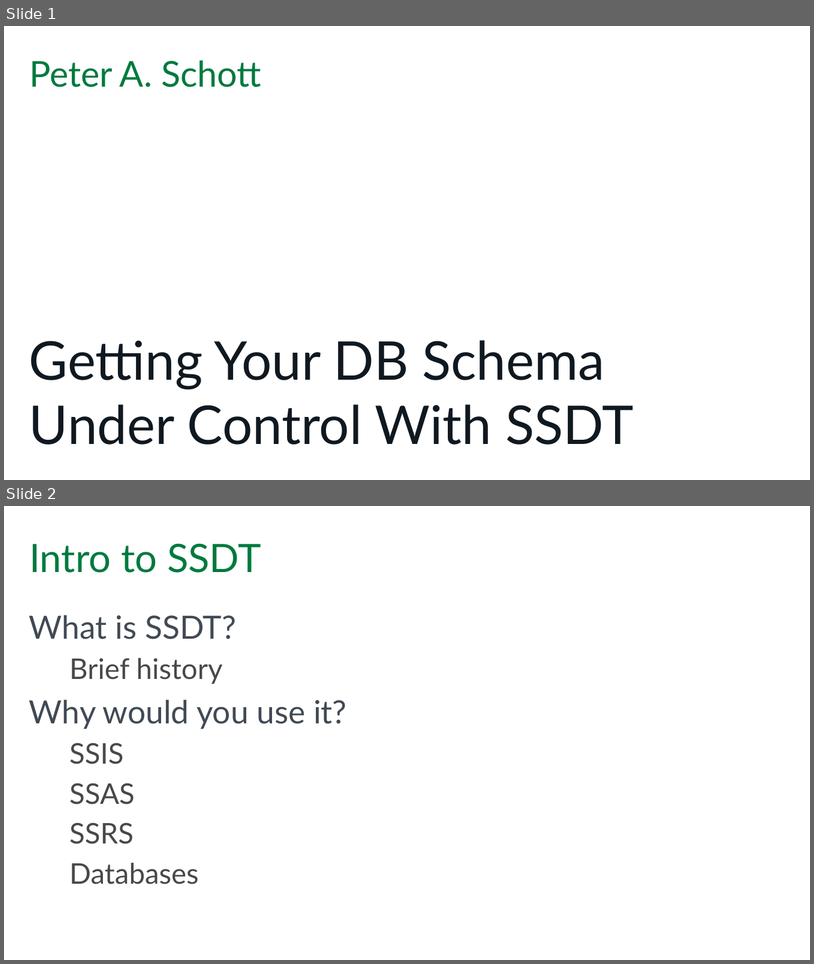
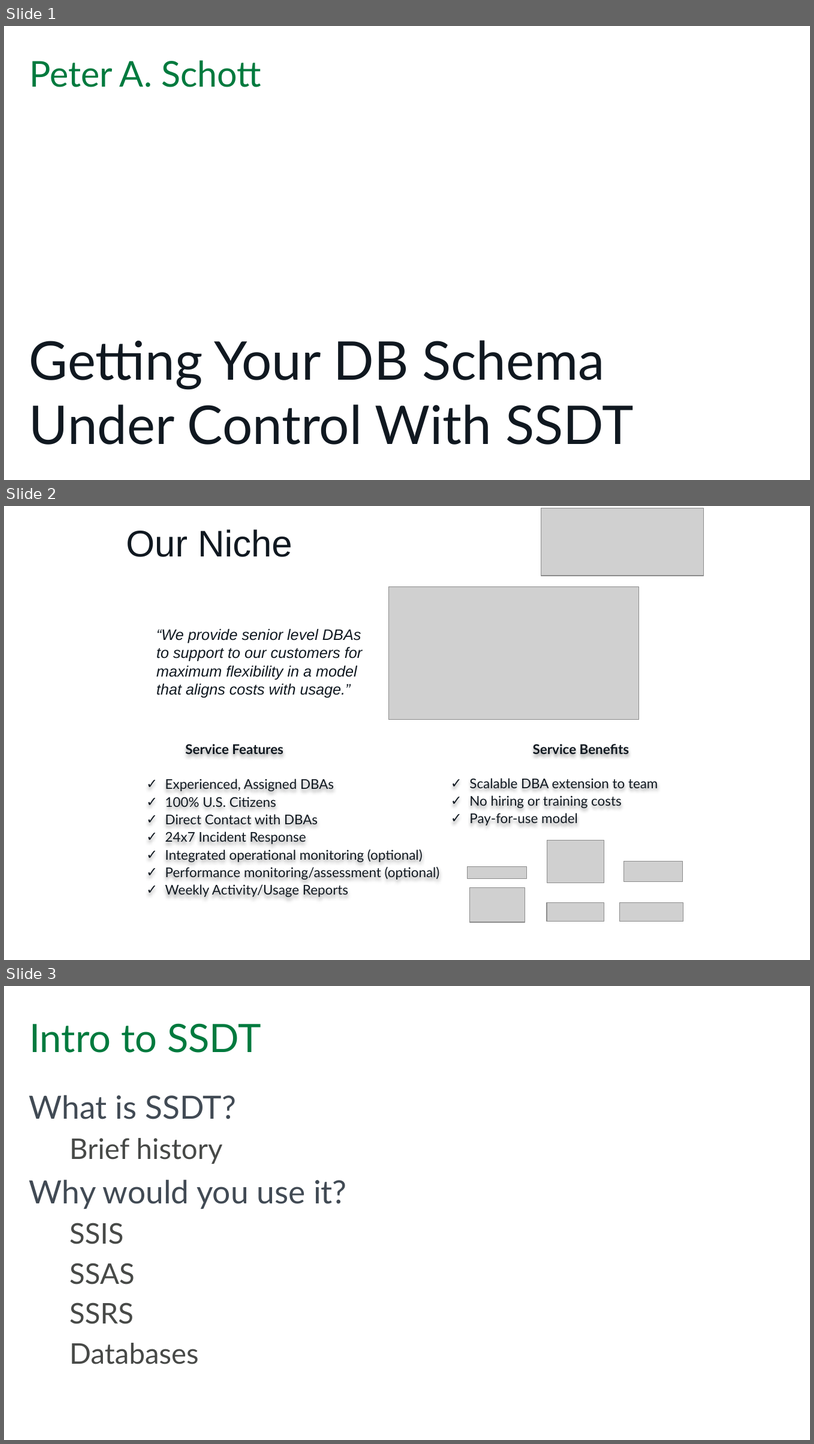
Before and after one commit to paschott/SSDT_101, a slide deck: Getting Your DB Schema Under Control With SSDT.pptx. Shown one above the other, each under a label of ours: slides 1 and 2 before the commit, slides 1, 2 and 3 after it. The pictures are 814x964 and 814x1444 pixels, drawn with LibreOffice and Linux fonts; fonts in the diff are those of the drawing; grey boxes stand for pictures; background and template pictures are left out. Boxes give left, top, right and bottom in pixels: in the first picture for what was removed or moved away, otherwise in the second. Text is boxed around its words. In the diff, an @@ line names an element or a change of style, - is before the commit and + after.

```diff
--- a/Getting Your DB Schema Under Control With SSDT.pptx
+++ b/Getting Your DB Schema Under Control With SSDT.pptx
@@ slide 2 added at [4,506,810,960], background #FFFFFF @@
@@ picture added at [542,508,704,576] @@
@@ text added at [126,529,293,557], 41.6 pt, text #101820 @@
+Our Niche
@@ picture added at [389,586,639,719] @@
@@ text added at [156,628,362,698], 17 pt, text #101820, italic @@
+“We provide senior level DBAs to support to our customers for maximum flexibility in a model that aligns costs with usage.”
@@ text added at [165,744,440,897], 15.1 pt, text #101820 @@
+Service Features
+✓ Experienced, Assigned DBAs
+✓ 100% U.S. Citizens
+✓ Direct Contact with DBAs
+✓ 24x7 Incident Response
+✓ Integrated operational monitoring (optional)
+✓ Performance monitoring/assessment (optional)
+✓ Weekly Activity/Usage Reports
@@ text added at [470,742,658,825], 15.1 pt, text #101820 @@
+Service Benefits
+✓ Scalable DBA extension to team
+✓ No hiring or training costs
+✓ Pay-for-use model
@@ picture added at [547,840,603,882] @@
@@ picture added at [624,861,683,882] @@
@@ picture added at [467,867,527,878] @@
@@ picture added at [470,888,525,922] @@
@@ picture added at [547,903,603,921] @@
@@ picture added at [620,903,683,921] @@
@@ what was slide 2 is now slide 3 @@
```
Also in this commit, not shown: 12 slides changed, 2 other slides added, 6 other files.
